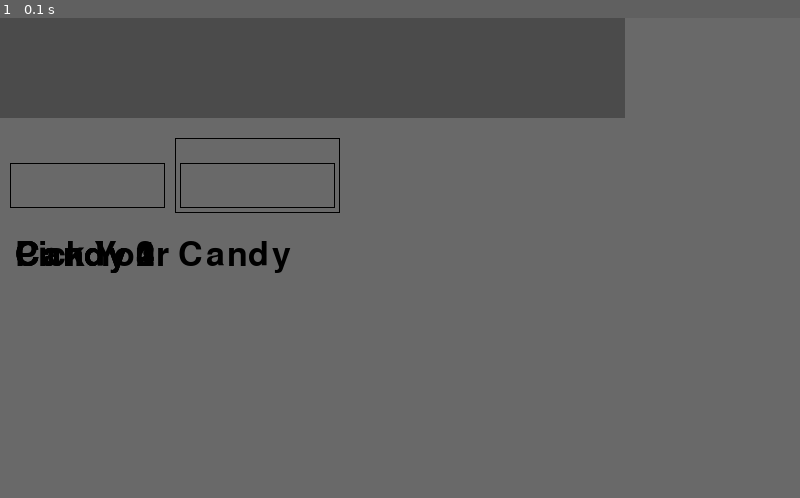
Above: before the commit, frame 1.
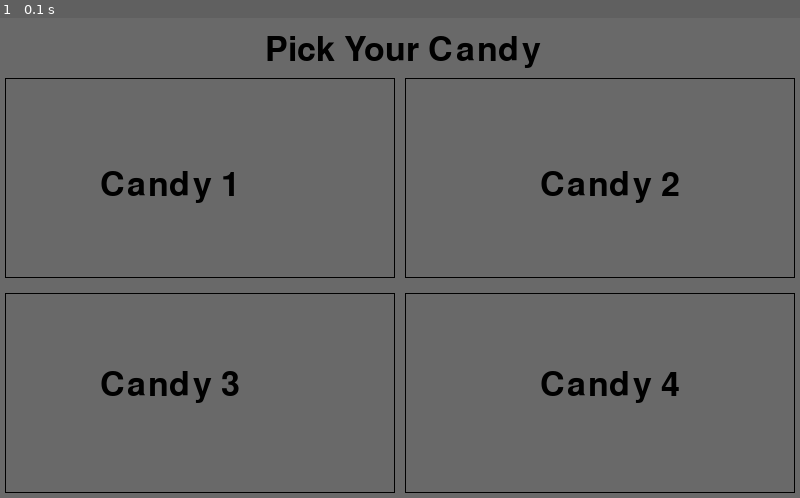
Above: after the commit, the same moment.

Repository: BostonA/Halloween2017
Game: pygame game, started from HALLOWEENPROGRAM.py
Same seed, same stepped clock (60 frames per second), same inputs: the game is played once before the commit and once after it. The source is Python 2; it was converted automatically to run under Python 3.
Inputs:
- Up to frame 1 (0.1 s): no input

The runs differ from the first frame. In frame 1, 20% of the frame differs, in the area x 0-100%, y 0-99%.

Commit message:
DeleteStuff

Diff:
--- a/HALLOWEENPROGRAM.py
+++ b/HALLOWEENPROGRAM.py
@@ -10,7 +10,7 @@
 ##
 ## -------------  Options  -------------
 ## If you want FullScreen on or not.
-FullScreen = False
+FullScreen = True
 #  ----------------------
 # The FilePath is the position of the data storage location
 FilePath='DataStore.txt'
@@ -18,29 +18,6 @@
 ## Functions
 def ToString (List): # Coverts List to String
     return ''.join(List)
-## Vars - Setup
-KeyEntry = []
-HeadingList = []
-AllHeadingDistance=[]
-DistanceList = []
-Expanded_Line =[]
-num = 3.5
-Heading = "NULL"
-Distance = "NULL"
-StartFire = True
-HeadingFirstTime = True
-DistanceFirstTime = True
-Even = True
-Loaded = False
-Armed = False
-DoneWait = False
-Potato1 = True
-Tank2 = False
-Fire = False
-HeadingSel = False
-DistanceSel = False
-Adder = False
-Free = False
 ## Pygame Setup
 pygame.init()
 if not FullScreen:
@@ -58,23 +35,24 @@
 Candy2 = font.render("Candy 2", 1, (0, 0, 0))
 Candy3 = font.render("Candy 3", 1, (0, 0, 0))
 Candy4 = font.render("Candy 4", 1, (0, 0, 0))
-TitlePos = [15, 220]
-Candy1Pos = [15, 220]
-Candy2Pos = [15, 220]
-Candy3Pos = [15, 220]
-Candy4Pos = [15, 220]
+TitlePos = [265, 15]
+Candy1Pos = [100, 150]
+Candy2Pos = [540, 150]
+Candy3Pos = [100, 350]
+Candy4Pos = [540, 350]
 pygame.display.flip()
 while True:
-    pygame.draw.rect(screen, [75, 75, 75], [0, 0, 625, 100], 0)
+    #pygame.draw.rect(screen, [75, 75, 75], [0, 0, 625, 100], 0)
     #screen.blit(a,(5,12.5))
     screen.blit(Title, TitlePos)
     screen.blit(Candy1, Candy1Pos)
     screen.blit(Candy2, Candy2Pos)
     screen.blit(Candy3, Candy3Pos)
     screen.blit(Candy4, Candy4Pos)
-    pygame.draw.rect(screen, [0, 0, 0], [10,145, 155, 45], 1)
-    pygame.draw.rect(screen, [0, 0, 0], [180,145, 155, 45], 1)
-    pygame.draw.rect(screen, [0, 0, 0], [175,120,165, 75], 1)
+    pygame.draw.rect(screen, [0, 0, 0], [5,60, 390, 200], 1)
+    pygame.draw.rect(screen, [0, 0, 0], [5, 275, 390, 200], 1)
+    pygame.draw.rect(screen, [0, 0, 0], [405,275,390, 200], 1)
+    pygame.draw.rect(screen, [0, 0, 0], [405,60,390, 200], 1)
     for event in pygame.event.get():
         if event.type == pygame.QUIT:
             sys.exit()
